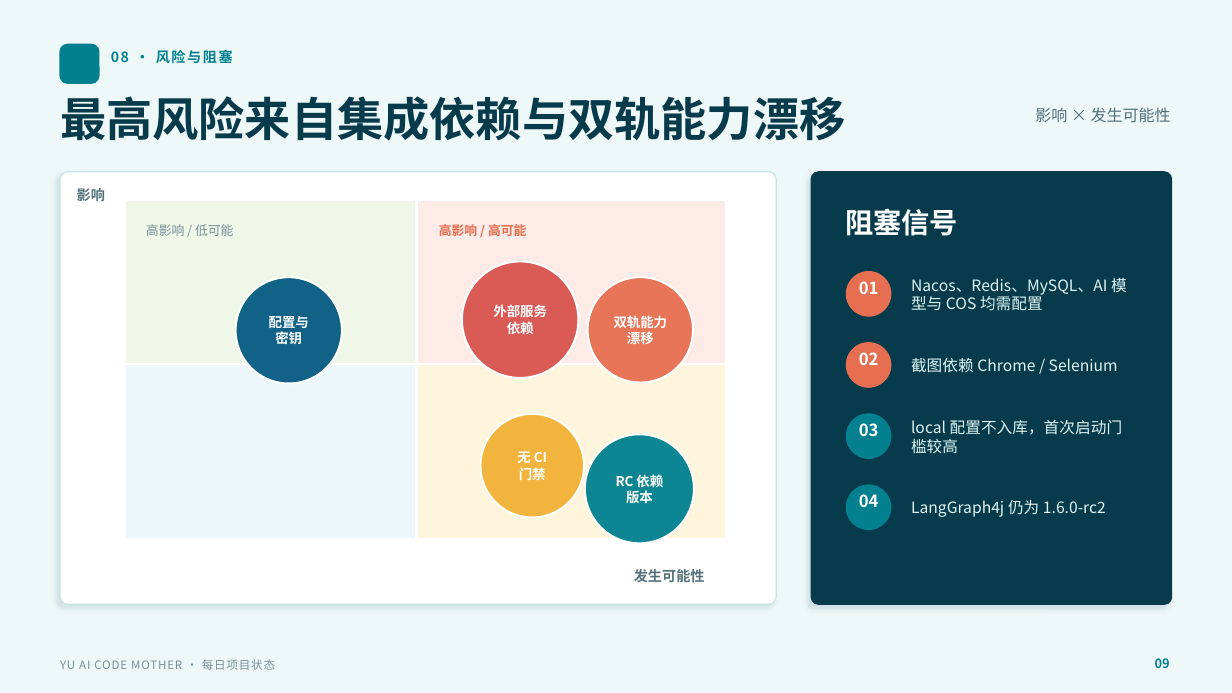
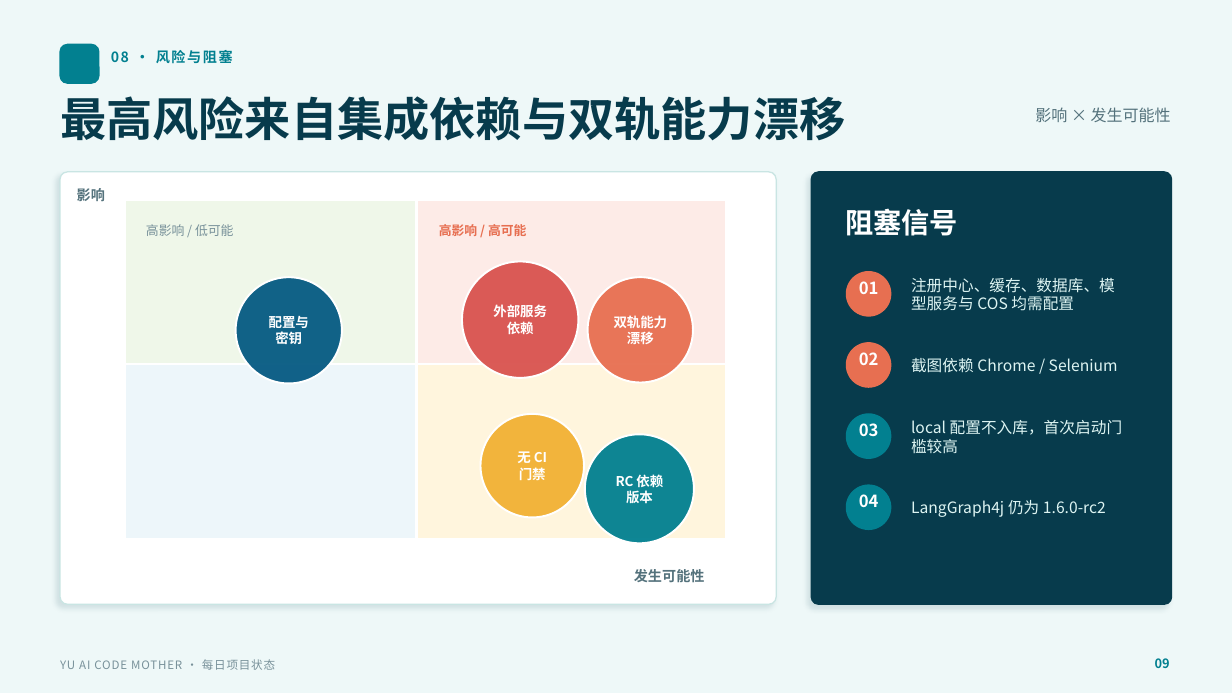
Before and after one commit to liyupi/yu-ai-code-mother, a slide deck: slide 9 of docs/reports/project-status-2026-07-20.pptx. Drawn at 1232x693 pixels with LibreOffice and Linux fonts; fonts in the diff are those of the drawing. Boxes give left, top, right and bottom in pixels: in the first picture for what was removed or moved away, otherwise in the second. Text is boxed around its words. In the diff, an @@ line names an element or a change of style, - is before the commit and + after.

```diff
--- a/docs/reports/project-status-2026-07-20.pptx
+++ b/docs/reports/project-status-2026-07-20.pptx
@@ text at box(911, 278, 1115, 311): text changed @@
-Nacos、Redis、MySQL、AI 模型与 COS 均需配置
+注册中心、缓存、数据库、模型服务与 COS 均需配置
```
